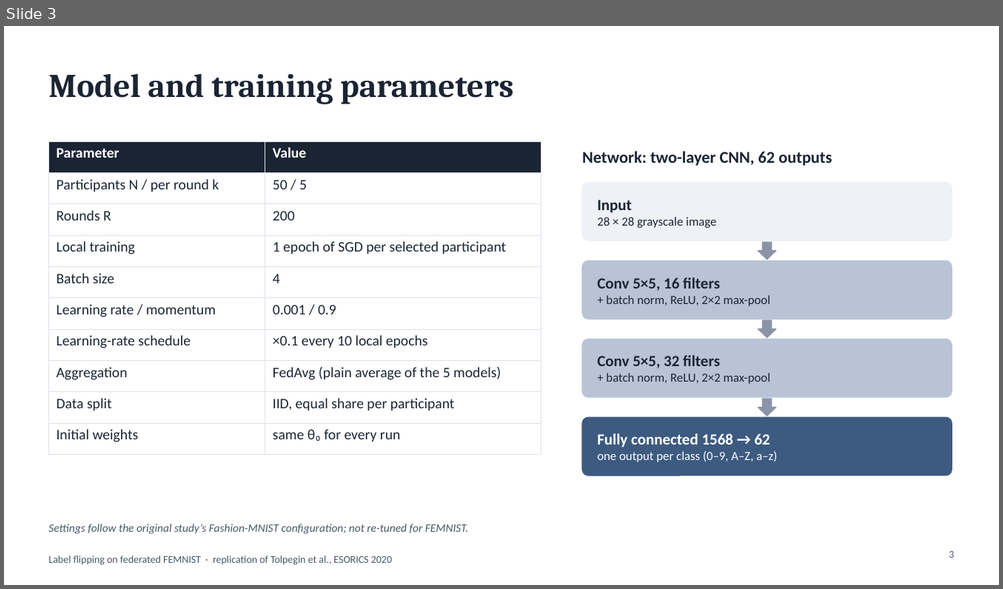
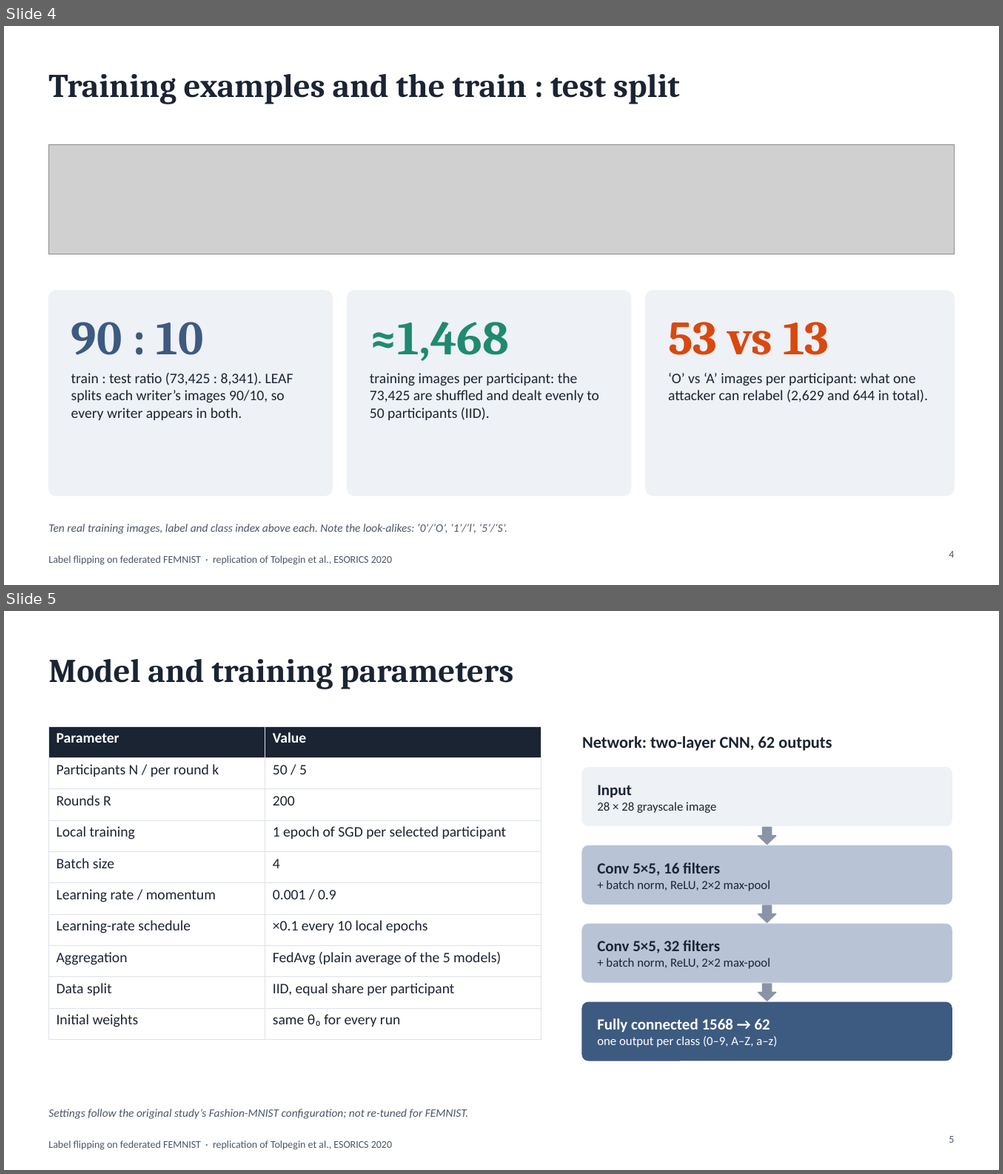
Before and after one commit to wetthamm/FederatedLearning, a slide deck: writeup/FEMNIST_label_flipping.pptx. Shown one above the other, each under a label of ours: slide 3 before the commit, slides 4 and 5 after it. The pictures are 1003x589 and 1003x1174 pixels, drawn with LibreOffice and Linux fonts; fonts in the diff are those of the drawing; grey boxes stand for pictures. Boxes give left, top, right and bottom in pixels: in the first picture for what was removed or moved away, otherwise in the second. Text is boxed around its words. In the diff, an @@ line names an element or a change of style, - is before the commit and + after.

```diff
--- a/writeup/FEMNIST_label_flipping.pptx
+++ b/writeup/FEMNIST_label_flipping.pptx
@@ slide 4 added at bbox=[4, 26, 999, 585], background #FFFFFF; not listed: 1 template element that a slide beside it also shows @@
@@ title added at bbox=[48, 74, 680, 104], 32 pt, text #1B2433, bold @@
+Training examples and the train : test split
@@ picture added at bbox=[48, 144, 954, 255] @@
@@ rounded rectangle added at bbox=[48, 291, 333, 496], fill #EEF1F5, outline #EEF1F5 1 pt @@
@@ rounded rectangle added at bbox=[347, 291, 631, 496], fill #EEF1F5, outline #EEF1F5 1 pt @@
@@ rounded rectangle added at bbox=[646, 291, 954, 496], fill #EEF1F5, outline #EEF1F5 1 pt @@
@@ text added at bbox=[71, 322, 204, 355], 46 pt, text #3D5A80, bold @@
+90 : 10
@@ text added at bbox=[370, 322, 509, 361], 46 pt, text #1F8A70, bold @@
+≈1,468
@@ text added at bbox=[668, 322, 828, 355], 46 pt, text #D9480F, bold @@
+53 vs 13
@@ text added at bbox=[71, 373, 293, 420], 14 pt, text #1B2433 @@
+train : test ratio (73,425 : 8,341). LEAF splits each writer’s images 90/10, so every writer appears in both.
@@ text added at bbox=[370, 373, 599, 420], 14 pt, text #1B2433 @@
+training images per participant: the 73,425 are shuffled and dealt evenly to 50 participants (IID).
@@ text added at bbox=[668, 373, 928, 403], 14 pt, text #1B2433 @@
+‘O’ vs ‘A’ images per participant: what one attacker can relabel (2,629 and 644 in total).
@@ text added at bbox=[48, 524, 507, 534], 11 pt, text #4A5568, italic @@
+Ten real training images, label and class index above each. Note the look-alikes: ‘0’/‘O’, ‘1’/‘l’, ‘5’/‘S’.
@@ page number added at bbox=[948, 551, 953, 558], 10 pt, text #4A5568 @@
+4
@@ what was slide 3 is now slide 5 @@
@@ page number at bbox=[948, 1136, 953, 1143]: text changed @@
-3
+5
```
Also in this commit, not shown: 10 other slides added, 27 other files.
